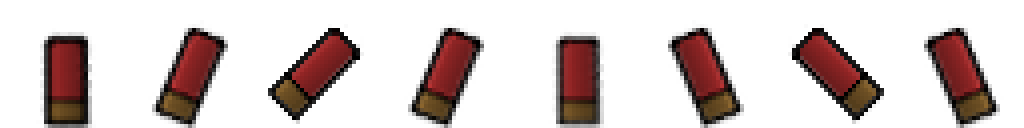
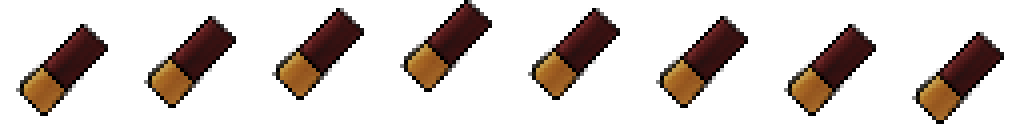
Two versions of the same layered image (1024x128). Layer-by-layer changes:
renamed "2 copy #2" to "base copy #6", moved it above "base copy #5", painted on it over [912, 20, 1004, 128]
renamed "3 copy" to "base copy #5", painted on it over [784, 24, 884, 124]
renamed "2 copy #1" to "base copy #4", moved it above "base copy #3", painted on it over [656, 16, 748, 128]
renamed "1 copy" to "base copy #3", moved it above "base copy #2", painted on it over [528, 8, 620, 128]
renamed "2 copy" to "base copy #2", moved it above "base copy #1", painted on it over [400, 0, 492, 128]
renamed "3" to "base copy #1", painted on it over [268, 8, 364, 124]
renamed "2" to "base copy", painted on it over [144, 16, 236, 128]
renamed "1 copy #1" to "base", painted on it over [16, 24, 108, 128]
removed layer "1" over [36, 28, 96, 128]
